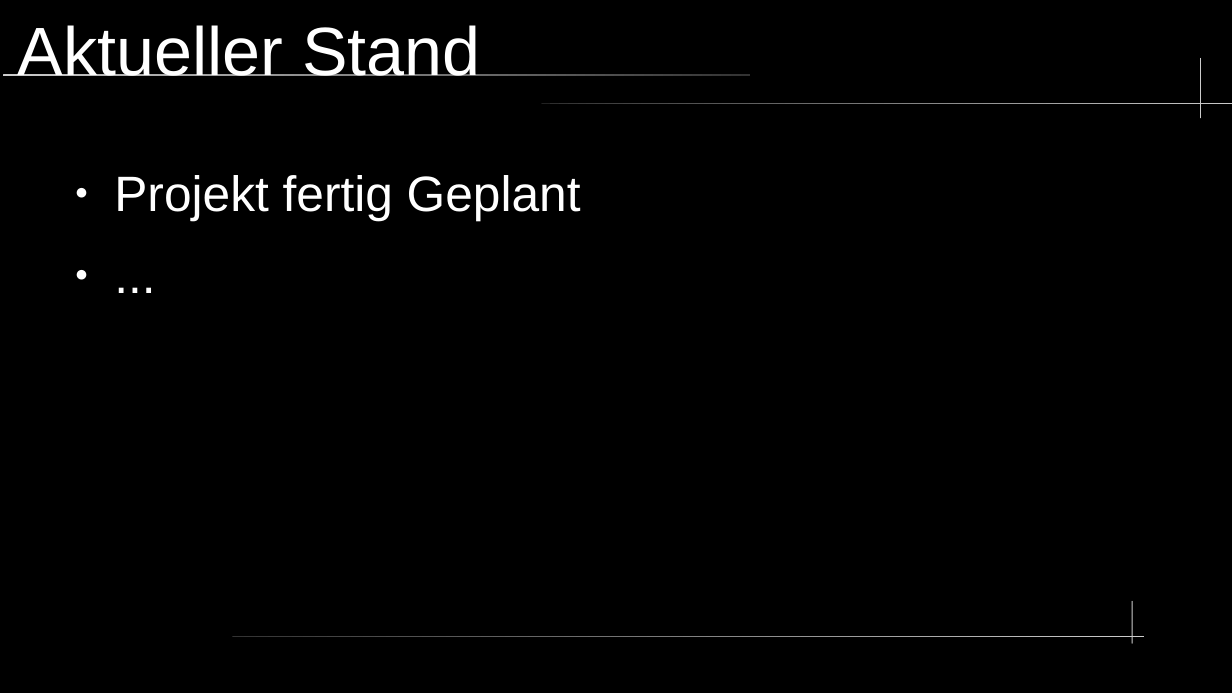
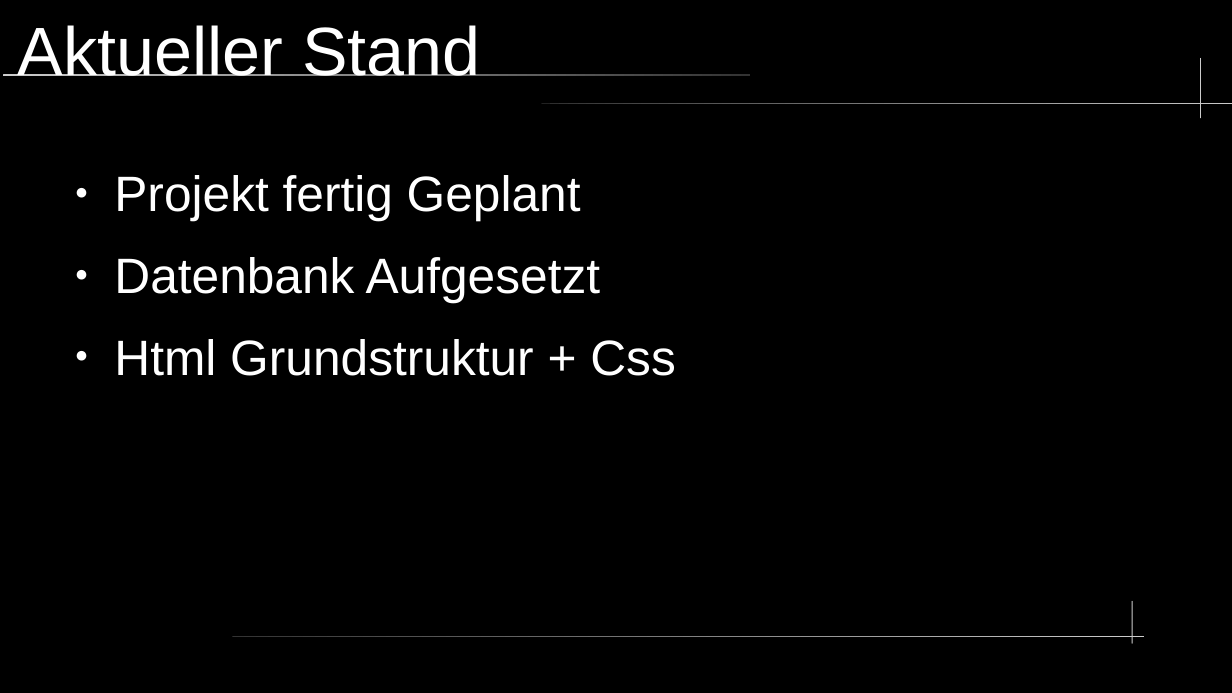
Before and after one commit to Timo348/Projektarbeit, a slide deck: slide 3 of (no_code)/Presifür18.odp. Drawn at 1232x693 pixels with LibreOffice and Linux fonts; fonts in the diff are those of the drawing. Boxes give left, top, right and bottom in pixels: in the first picture for what was removed or moved away, otherwise in the second. Text is boxed around its words. In the diff, an @@ line names an element or a change of style, - is before the commit and + after.

```diff
--- a/(no_code)/Presifür18.odp
+++ b/(no_code)/Presifür18.odp
@@ text at (x1=114, y1=257, x2=676, y2=376): text changed @@
-● ...
+● Datenbank Aufgesetzt
+● Html Grundstruktur + Css
```
Also in this commit, not shown: 3 other slides changed, 4 slides added, 1 other file.
